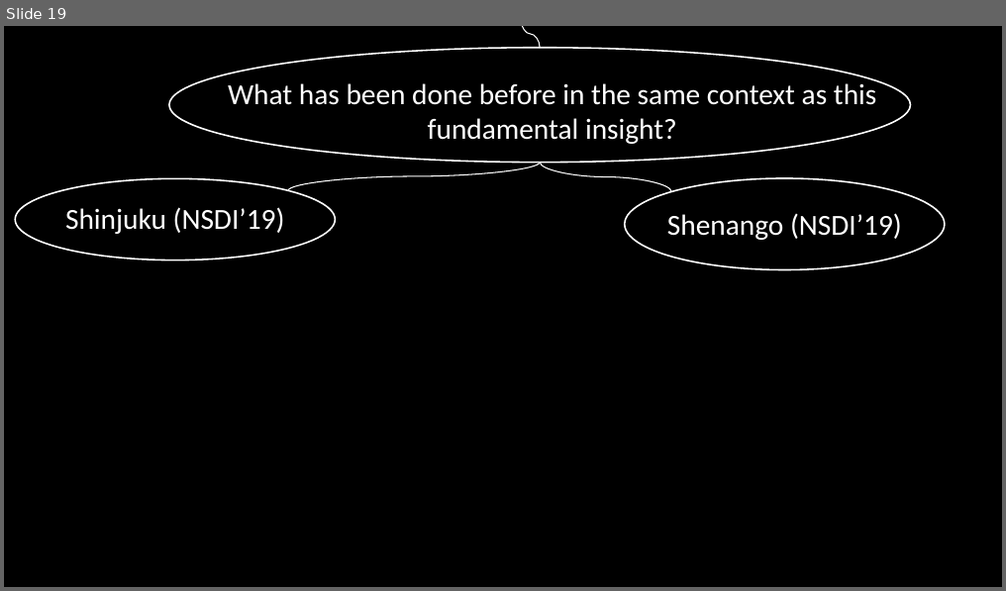
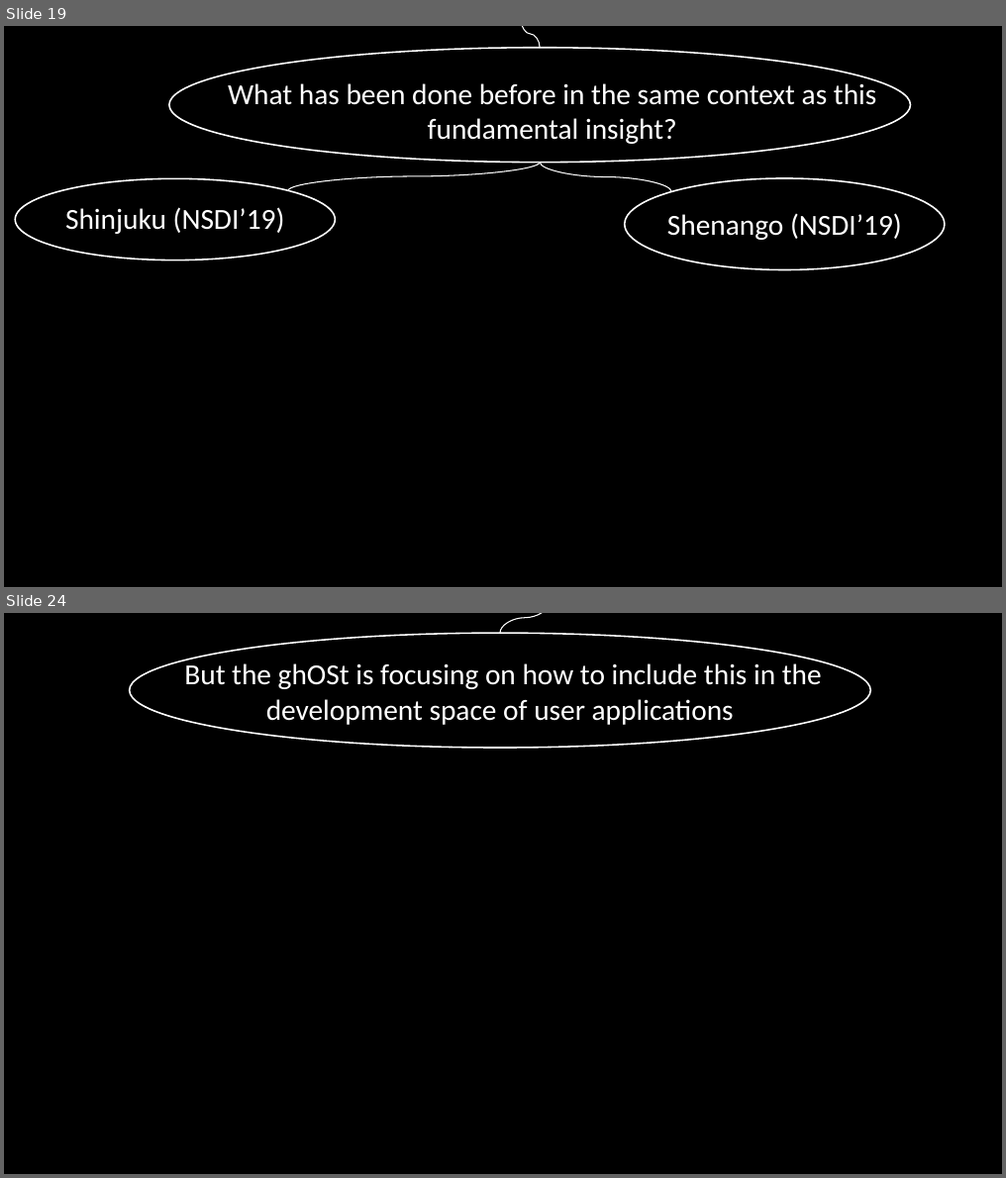
Before and after one commit to minseok127/paper_reviews, a slide deck: operating_system/ghOSt/ghOSt.pptx. Shown one above the other, each under a label of ours: slide 19 before the commit, slides 19 and 24 after it; the slides between them are not shown. The pictures are 1006x591 and 1006x1178 pixels, drawn with LibreOffice and Linux fonts; fonts in the diff are those of the drawing. Boxes give left, top, right and bottom in pixels: in the first picture for what was removed or moved away, otherwise in the second. Text is boxed around its words. In the diff, an @@ line names an element or a change of style, - is before the commit and + after.

```diff
--- a/operating_system/ghOSt/ghOSt.pptx
+++ b/operating_system/ghOSt/ghOSt.pptx
@@ slide 24 added at (4, 613, 1002, 1174), background #000000 @@
@@ ellipse added at (130, 633, 871, 748), outline #FFFFFF 1.5 pt @@
@@ curved line added from (549, 613) to (500, 633), #FFFFFF 1 pt @@
@@ text added at (184, 661, 822, 725), 28 pt, text #FFFFFF @@
+But the ghOSt is focusing on how to include this in the development space of user applications
```
Also in this commit, not shown: 1 slide changed, 4 other slides added, 2 other files.
